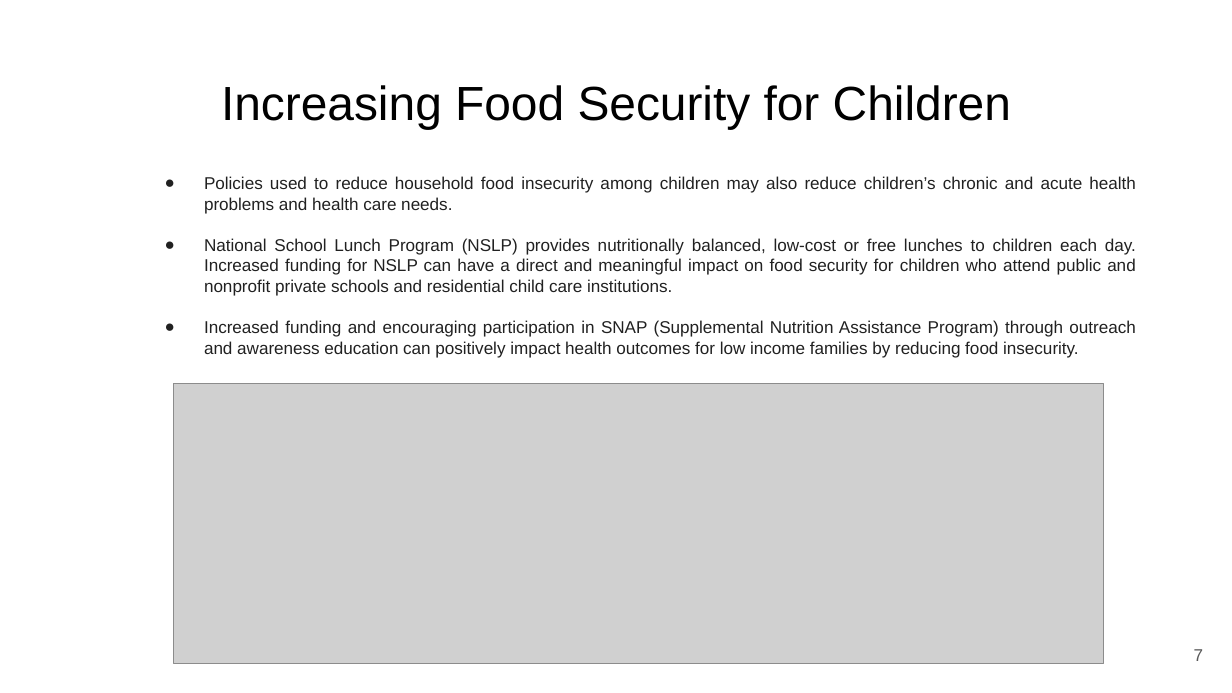
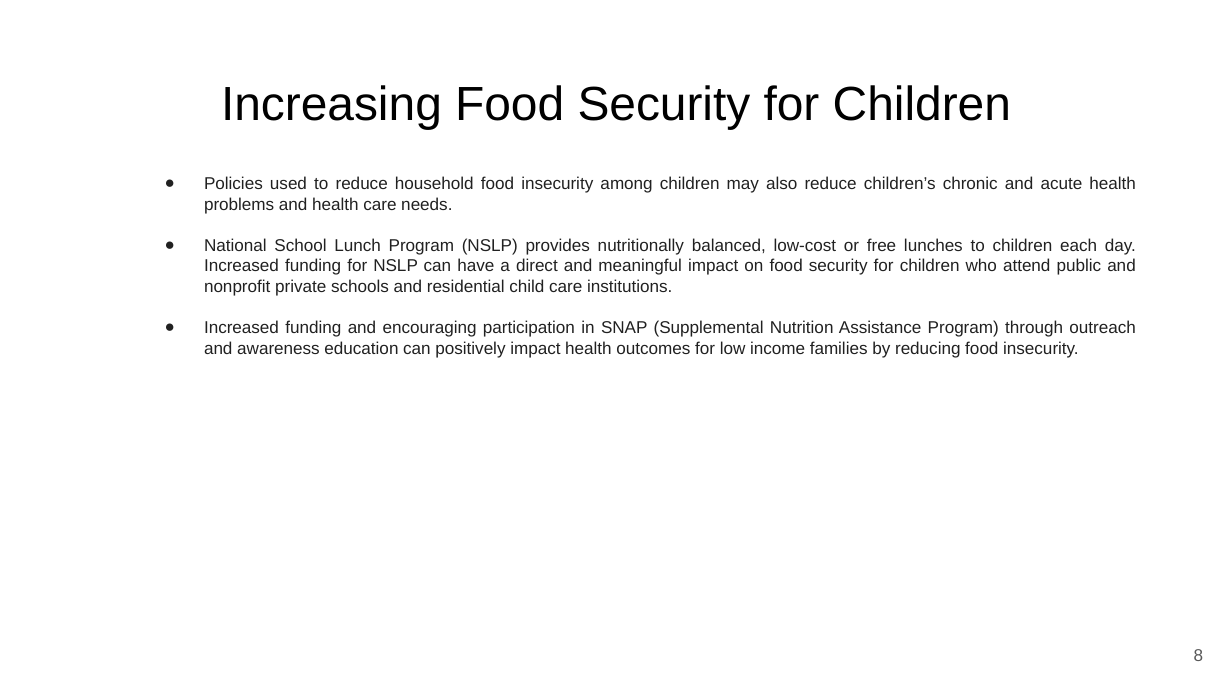
Before and after one commit to CUNY-SPS-Data-Science-Program/your-bio-himalayahall, a slide deck: slide 8 of Story 6/Food Security.pptx (slide 7 before the commit). Drawn at 1232x693 pixels with LibreOffice and Linux fonts; fonts in the diff are those of the drawing; grey boxes stand for pictures. Boxes give left, top, right and bottom in pixels: in the first picture for what was removed or moved away, otherwise in the second. Text is boxed around its words. In the diff, an @@ line names an element or a change of style, - is before the commit and + after.

```diff
--- a/Story 6/Food Security.pptx
+++ b/Story 6/Food Security.pptx
@@ picture removed at (174, 383, 1104, 663) @@
@@ page number at (1194, 649, 1204, 661): text changed @@
-7
+8
```
Also in this commit, not shown: 1 slide added, 2 other files.
